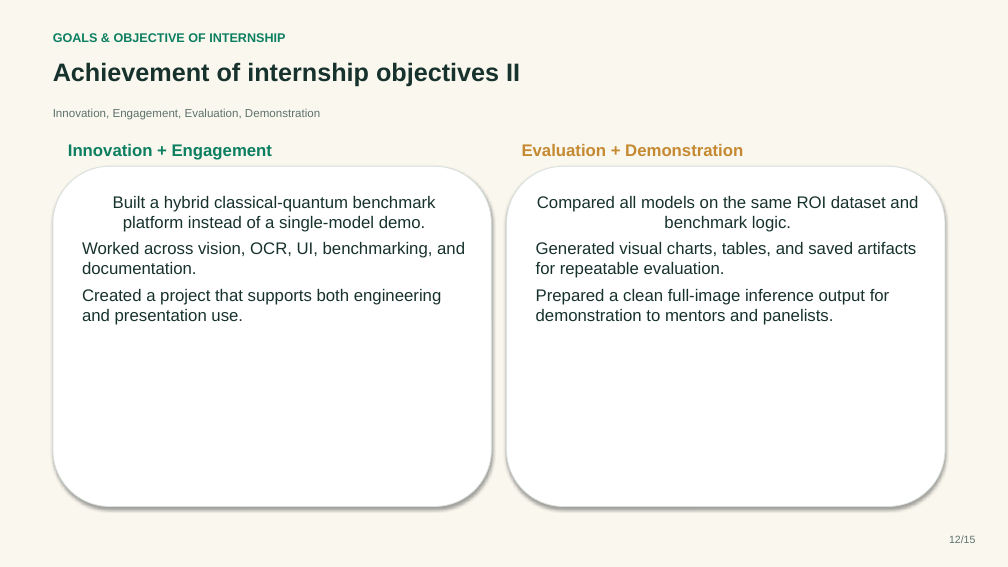
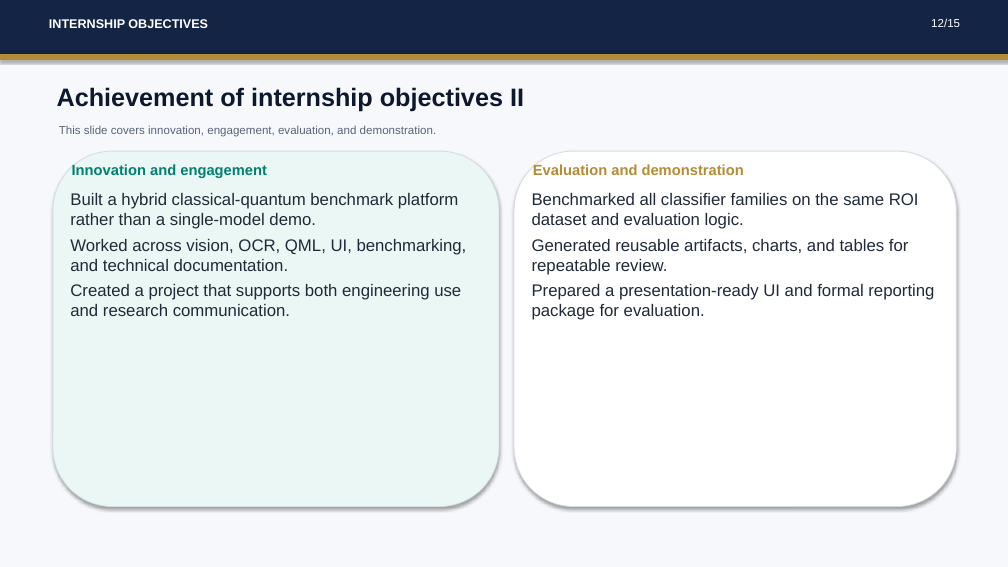
Before and after one commit to saivignesh-balne/QML-OBJECT_DETECTION_OCR, a slide deck: slide 12 of docs/INTERNSHIP_EVALUATION_PRESENTATION.pptx. Drawn at 1008x567 pixels with LibreOffice and Linux fonts; fonts in the diff are those of the drawing. Boxes give left, top, right and bottom in pixels: in the first picture for what was removed or moved away, otherwise in the second. Text is boxed around its words. In the diff, an @@ line names an element or a change of style, - is before the commit and + after.

```diff
--- a/docs/INTERNSHIP_EVALUATION_PRESENTATION.pptx
+++ b/docs/INTERNSHIP_EVALUATION_PRESENTATION.pptx
@@ background #FAF7EF to #F6F8FB @@
@@ rectangle added at <box>0,0,1008,54</box>, fill #142444, outline #142444 0.75 pt @@
@@ text added at <box>49,19,208,28</box>, 12 pt, text #FFFFFF, bold @@
+INTERNSHIP OBJECTIVES
@@ text "12/15": place and size @@
-text "12/15" at <box>949,535,975,543</box>
+text "12/15" at <box>931,18,960,27</box>
@@ text "12/15" at <box>931,18,960,27</box>: size 10 to 11 pt, text colour #5C726B to #FFFFFF @@
@@ rectangle added at <box>0,54,1008,59</box>, fill #B48C36, outline #B48C36 0.75 pt @@
@@ text removed at <box>53,33,285,42</box> @@
-GOALS & OBJECTIVE OF INTERNSHIP
@@ text "Achievement of internship objectives II": place and size @@
-text "Achievement of internship objectives II" at <box>53,62,520,87</box>
+text "Achievement of internship objectives II" at <box>57,87,524,111</box>
@@ text "Achievement of internship objectives II" at <box>57,87,524,111</box>: text colour #17322D to #0D182E @@
@@ text at <box>59,125,437,137</box>: text changed; text colour #5C726B to #586478 @@
-Innovation, Engagement, Evaluation, Demonstration
+This slide covers innovation, engagement, evaluation, and demonstration.
@@ rounded rectangle added at <box>53,151,499,507</box>, fill #EAF7F4, outline #D6DCE4 0.75 pt @@
@@ text at <box>72,164,267,178</box>: text changed; size 16 to 14 pt; text colour #0D7F61 to #008071 @@
-Innovation + Engagement
+Innovation and engagement
@@ rounded rectangle: place and size @@
-rounded rectangle at <box>507,166,945,507</box>
+rounded rectangle at <box>514,151,957,507</box>
@@ rounded rectangle at <box>514,151,957,507</box>: outline #D6E0DC 0.75 pt to #D6DCE4 0.75 pt @@
@@ text at <box>533,164,744,175</box>: text changed; size 16 to 14 pt; text colour #C58A31 to #B48C36 @@
-Evaluation + Demonstration
+Evaluation and demonstration
@@ text "Built a hybrid classical-quantum benchmark ...": place and size @@
-text "Built a hybrid classical-quantum benchmark ..." at <box>53,166,492,507</box>
+text "Built a hybrid classical-quantum benchmark ..." at <box>70,193,467,316</box>
@@ text "Built a hybrid classical-quantum benchmark ..." at <box>70,193,467,316</box>: fill #FFFFFF to none; outline #D6E0DC 0.75 pt to none; shadow off @@
@@ text at <box>70,193,467,316</box>: text changed; text colour #17322D to #202A38 @@
-Built a hybrid classical-quantum benchmark platform instead of a single-model demo.
-Worked across vision, OCR, UI, benchmarking, and documentation.
-Created a project that supports both engineering and presentation use.
+Built a hybrid classical-quantum benchmark platform rather than a single-model demo.
+Worked across vision, OCR, QML, UI, benchmarking, and technical documentation.
+Created a project that supports both engineering use and research communication.
@@ text added at <box>532,193,934,320</box>, 16 pt, text #202A38 @@
+Benchmarked all classifier families on the same ROI dataset and evaluation logic.
+Generated reusable artifacts, charts, and tables for repeatable review.
+Prepared a presentation-ready UI and formal reporting package for evaluation.
@@ text in rounded rectangle at <box>536,196,918,325</box>: text removed @@
-Compared all models on the same ROI dataset and benchmark logic.
-Generated visual charts, tables, and saved artifacts for repeatable evaluation.
-Prepared a clean full-image inference output for demonstration to mentors and panelists.
```
Also in this commit, not shown: 5 other slides changed, 9 slides added, 9 slides removed, 42 other files.
